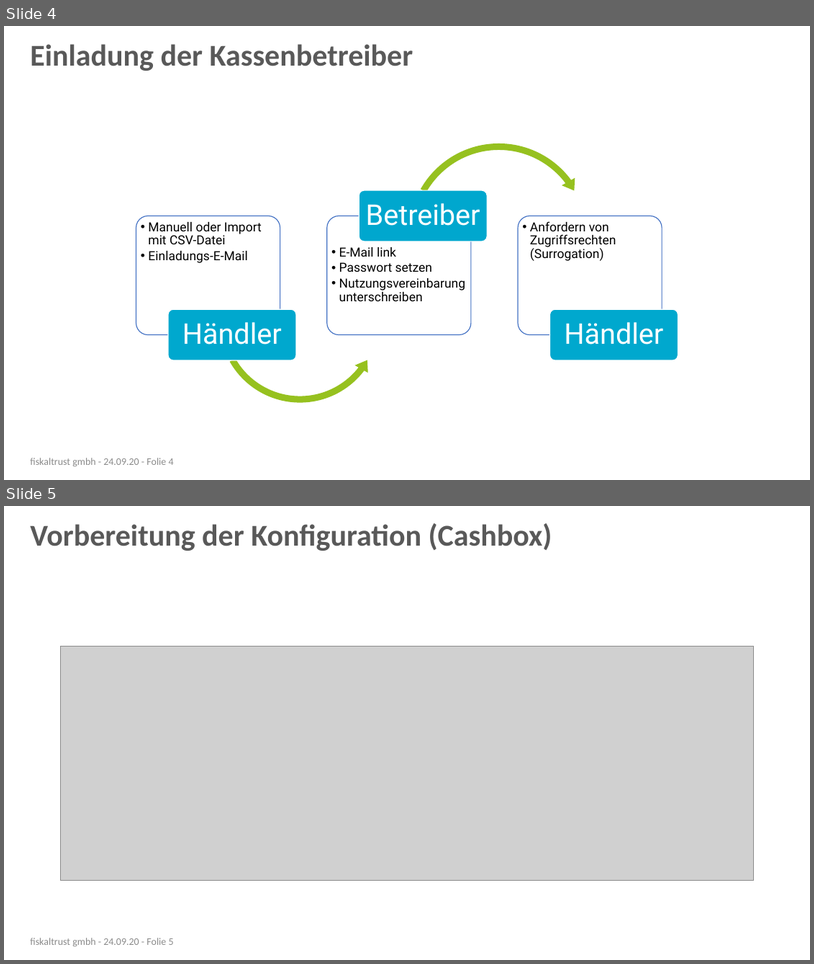
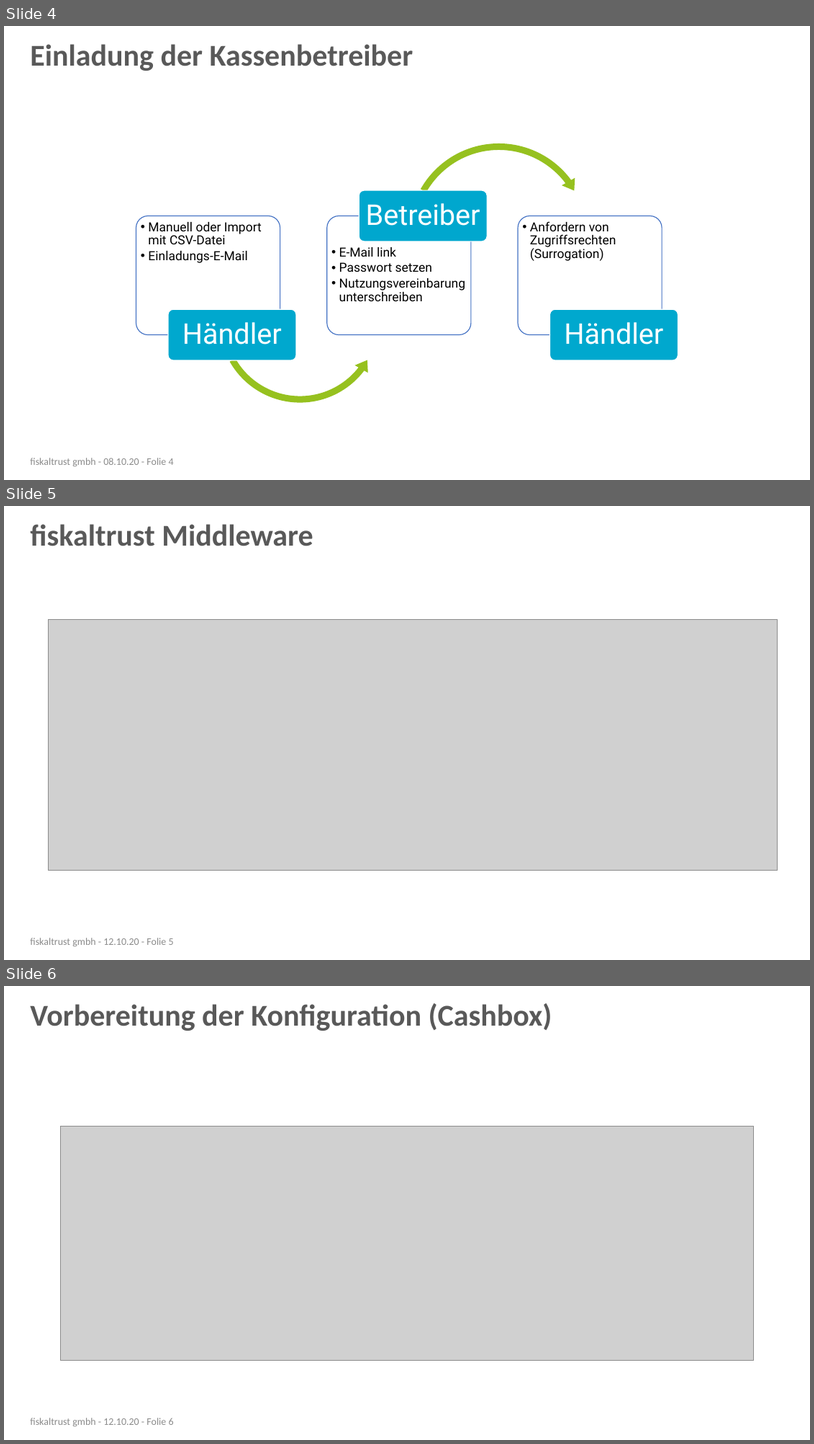
Before and after one commit to fiskaltrust/productdescription-de-doc, a slide deck: for-posdealers/presentation/tech/media/posdealer-tech-rollout.pptx. Shown one above the other, each under a label of ours: slides 4 and 5 before the commit, slides 4, 5 and 6 after it. The pictures are 814x964 and 814x1444 pixels, drawn with LibreOffice and Linux fonts; fonts in the diff are those of the drawing; grey boxes stand for pictures; background and template pictures are left out. Boxes give left, top, right and bottom in pixels: in the first picture for what was removed or moved away, otherwise in the second. Text is boxed around its words. In the diff, an @@ line names an element or a change of style, - is before the commit and + after.

```diff
--- a/for-posdealers/presentation/tech/media/posdealer-tech-rollout.pptx
+++ b/for-posdealers/presentation/tech/media/posdealer-tech-rollout.pptx
@@ slide 5 added at (4,506,810,960), background #FFFFFF @@
@@ title added at (30,524,313,546), 36 pt, text #595959, bold @@
+fiskaltrust Middleware
@@ picture added at (48,620,778,870) @@
@@ text added at (30,937,174,947), 12 pt, text #8C8C8C @@
+fiskaltrust gmbh - 12.10.20 - Folie 5
@@ text at (30,457,174,467): text changed @@
-fiskaltrust gmbh - 24.09.20 - Folie 4
+fiskaltrust gmbh - 08.10.20 - Folie 4
@@ what was slide 5 is now slide 6 @@
@@ text at (30,1417,174,1427): text changed @@
-fiskaltrust gmbh - 24.09.20 - Folie 5
+fiskaltrust gmbh - 12.10.20 - Folie 6
```
Also in this commit, not shown: 3 other files.
